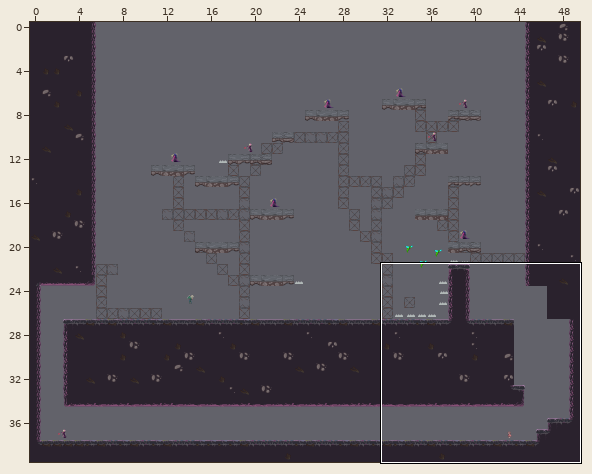
Two versions of a level (Tiled map (JSON), Eudaemon/assets/levels/level4.json). The first picture is a wide view before the edit; the outline marks the close-up.
Close-up. Before the edit:
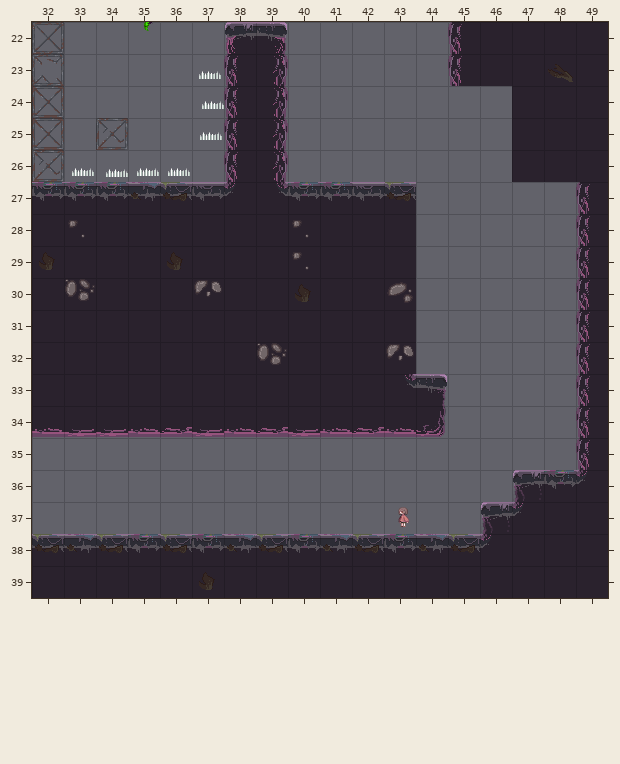
Cells are 32x32 px. Shown: x 32..49, y 22..39. The commit also changed other parts of the map, which this record leaves out.
After the commit:
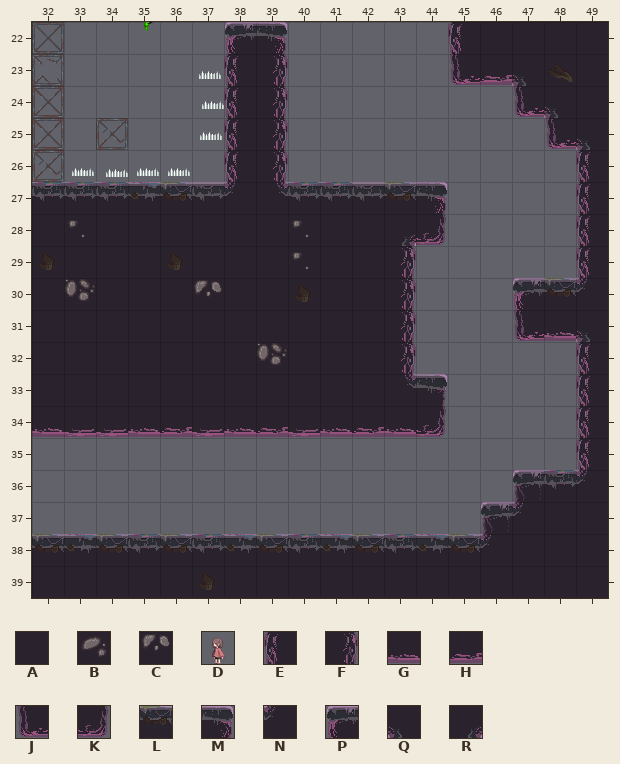
Key: from "Eudaemon Tilleset": A 11 "DeepDirt1x1B", B 12 "DeepDirt1x1C", C 16 "DirtDeepDirt1x1D", D 87 "momo", E 92 "CorruptedLeftA", F 93 "CorruptedRightA", G 100 "CorruptedBottomB", H 101 "CorruptedBottomC", J 102 "CorruptedBottomLeftA", K 103 "CorruptedBottomRightA", L 108 "CorruptedTopD", M 127 "CorruptedCornerTile", N 129 "CorruptedLeftCornerInner", P 130 "CorruptedLeftCorner", Q 164 "CorruptedLeftCornerInner", R 165 "CorruptedInnerCornerDown".
_ is an empty cell.
Objects are placed by their top-left corner, in cells (3,4 is the top-left corner of cell 3,4); size is 1x1 cell unless given.
See-through tiles are keyed as they look on the map.
Change:
Layer "TileLayerFG":
y 23: x 45..47 EAA -> JHQ
y 24: x 47..48 AA -> JQ
y 25: x 47..49 AAA -> _JQ
y 26: x 47..49 AAA -> __E
y 27: x 44 _ -> M
y 28: x 43..44 A_ -> RK
y 29: x 43 A -> F
y 30: x 43 B -> F; x 47..49 __E -> PLN
y 31: x 43 A -> F; x 47..49 __E -> JGQ
y 32: x 43 C -> F
Layer "ObjectLayer":
changed: D "StartingPoint" at 43.2,37 size 0.8x0.7 -> outside this view
Pixel boxes of the changes (left, top, right, bottom) in both close-ups:
changed: (448, 54, 590, 182)
changed: (386, 182, 447, 374)
changed: (513, 278, 590, 342)
old place: (398, 507, 409, 527)
